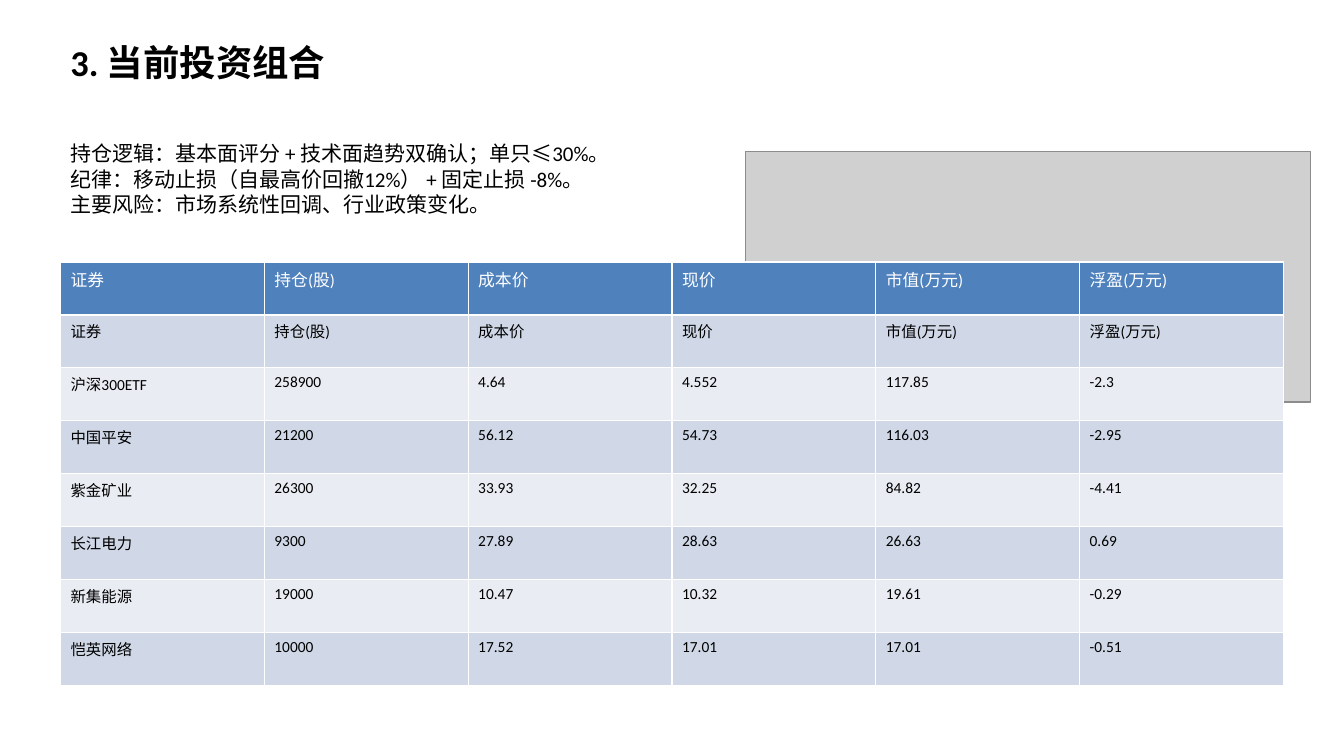
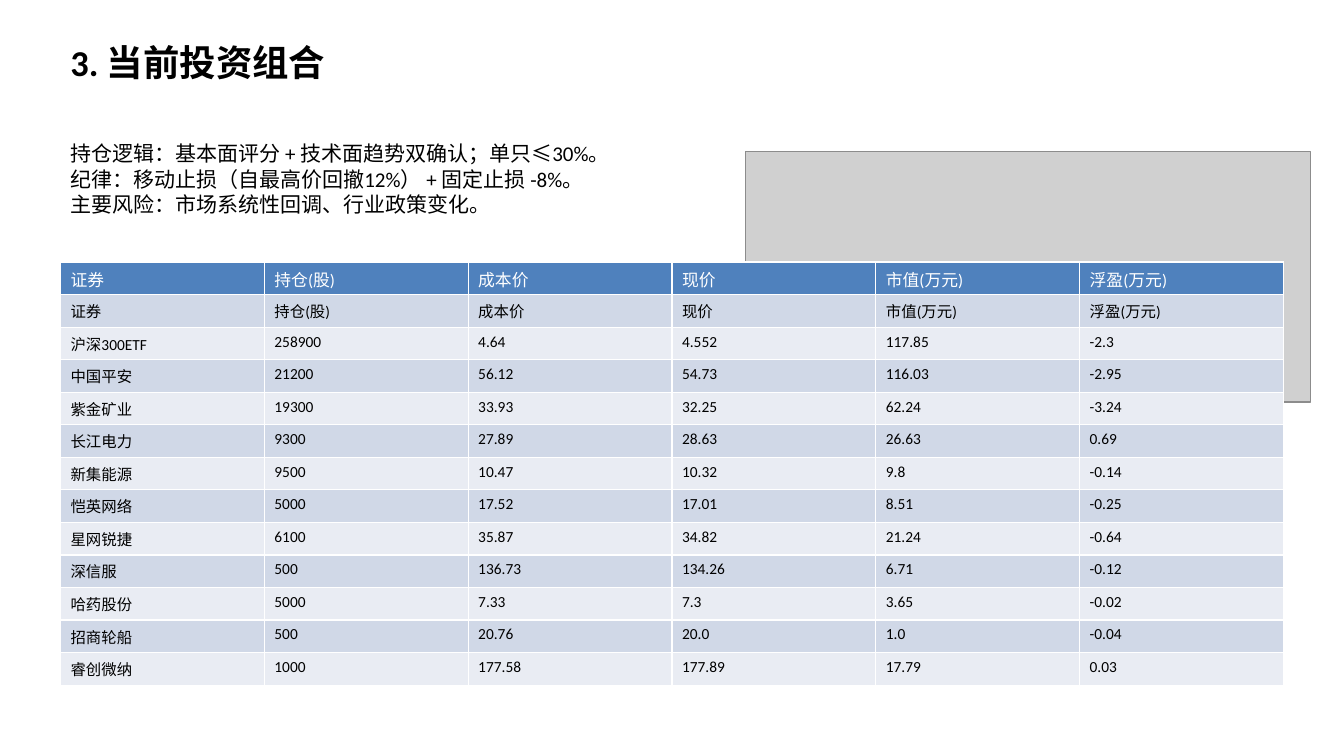
Before and after one commit to Albertdev12/pbl-workflow, a slide deck: slide 4 of outputs/12_中期路演.pptx. Drawn at 1344x756 pixels with LibreOffice and Linux fonts; fonts in the diff are those of the drawing; grey boxes stand for pictures. Boxes give left, top, right and bottom in pixels: in the first picture for what was removed or moved away, otherwise in the second. Text is boxed around its words. In the diff, an @@ line names an element or a change of style, - is before the commit and + after.

```diff
--- a/outputs/12_中期路演.pptx
+++ b/outputs/12_中期路演.pptx
@@ table at (60,262,1282,686) @@
-row 5: 紫金矿业 | 26300 | 33.93 | 32.25 | 84.82 | -4.41
+row 5: 紫金矿业 | 19300 | 33.93 | 32.25 | 62.24 | -3.24
-row 7: 新集能源 | 19000 | 10.47 | 10.32 | 19.61 | -0.29
-row 8: 恺英网络 | 10000 | 17.52 | 17.01 | 17.01 | -0.51
+row 7: 新集能源 | 9500 | 10.47 | 10.32 | 9.8 | -0.14
+row 8: 恺英网络 | 5000 | 17.52 | 17.01 | 8.51 | -0.25
+row 9: 星网锐捷 | 6100 | 35.87 | 34.82 | 21.24 | -0.64
+row 10: 深信服 | 500 | 136.73 | 134.26 | 6.71 | -0.12
+row 11: 哈药股份 | 5000 | 7.33 | 7.3 | 3.65 | -0.02
+row 12: 招商轮船 | 500 | 20.76 | 20.0 | 1.0 | -0.04
+row 13: 睿创微纳 | 1000 | 177.58 | 177.89 | 17.79 | 0.03
```
Also in this commit, not shown: 1 other slide changed.
